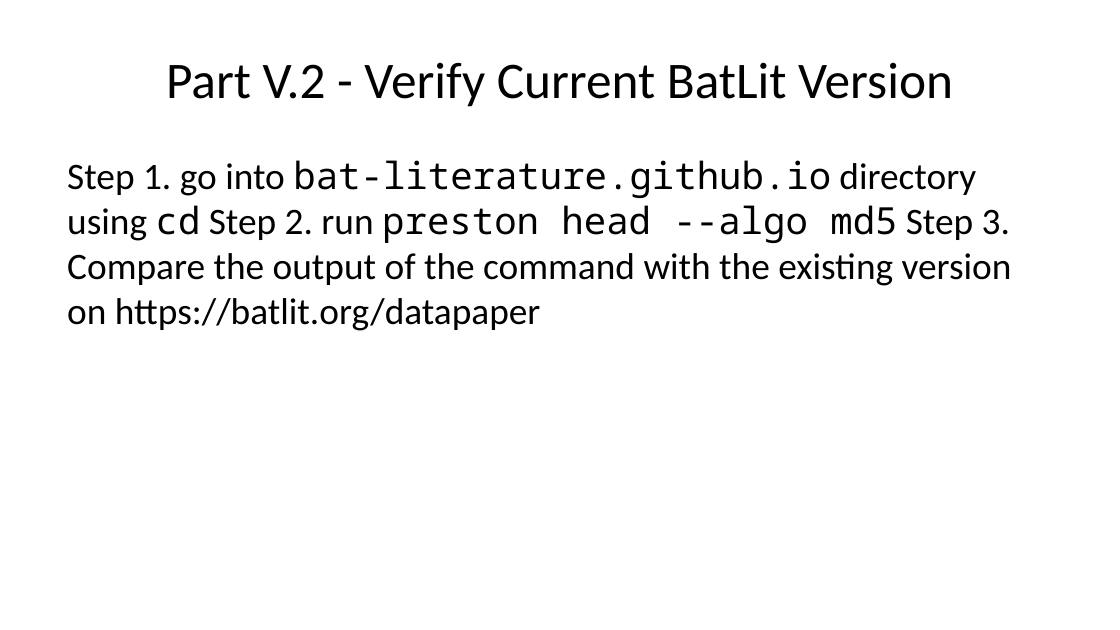
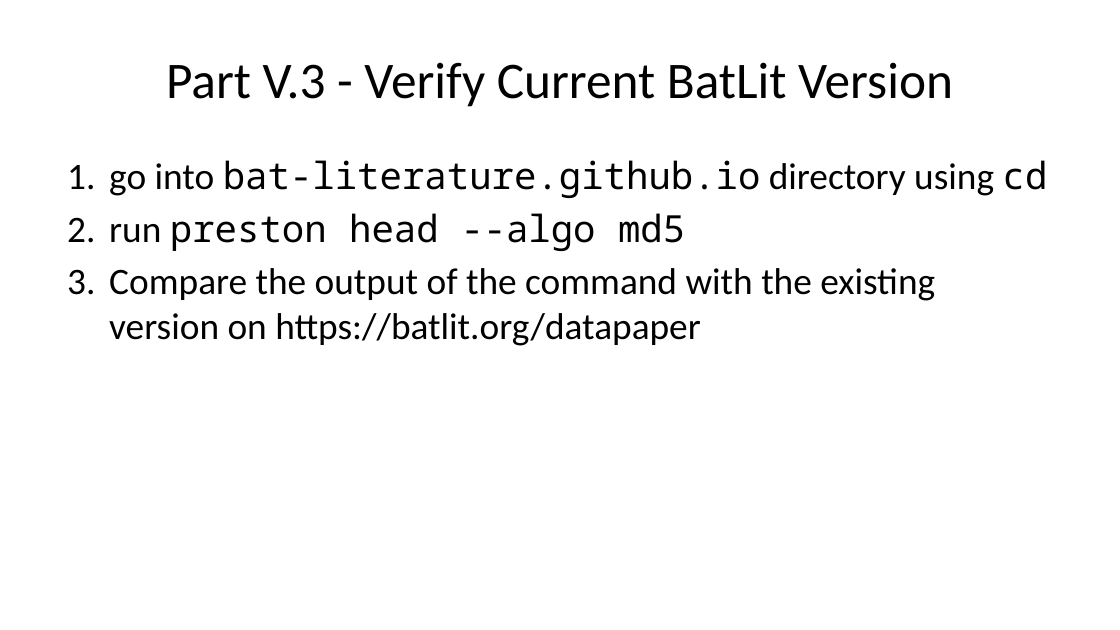
Before and after one commit to bat-literature/bat-literature.github.io, a slide deck: slide 42 of workshop.pptx. Drawn at 1120x630 pixels with LibreOffice and Linux fonts; fonts in the diff are those of the drawing. Boxes give left, top, right and bottom in pixels: in the first picture for what was removed or moved away, otherwise in the second. Text is boxed around its words. In the diff, an @@ line names an element or a change of style, - is before the commit and + after.

```diff
--- a/workshop.pptx
+++ b/workshop.pptx
@@ title at (166, 62, 953, 107): text changed @@
-Part V.2 - Verify Current BatLit Version
+Part V.3 - Verify Current BatLit Version
@@ text at (109, 160, 1048, 346): text changed @@
-Step 1. go into bat-literature.github.io directory using cd Step 2. run preston head --algo md5 Step 3. Compare the output of the command with the existing version on https://batlit.org/datapaper
+1. go into bat-literature.github.io directory using cd
+2. run preston head --algo md5
+3. Compare the output of the command with the existing version on https://batlit.org/datapaper
```
Also in this commit, not shown: 17 other slides changed, 3 other files.
